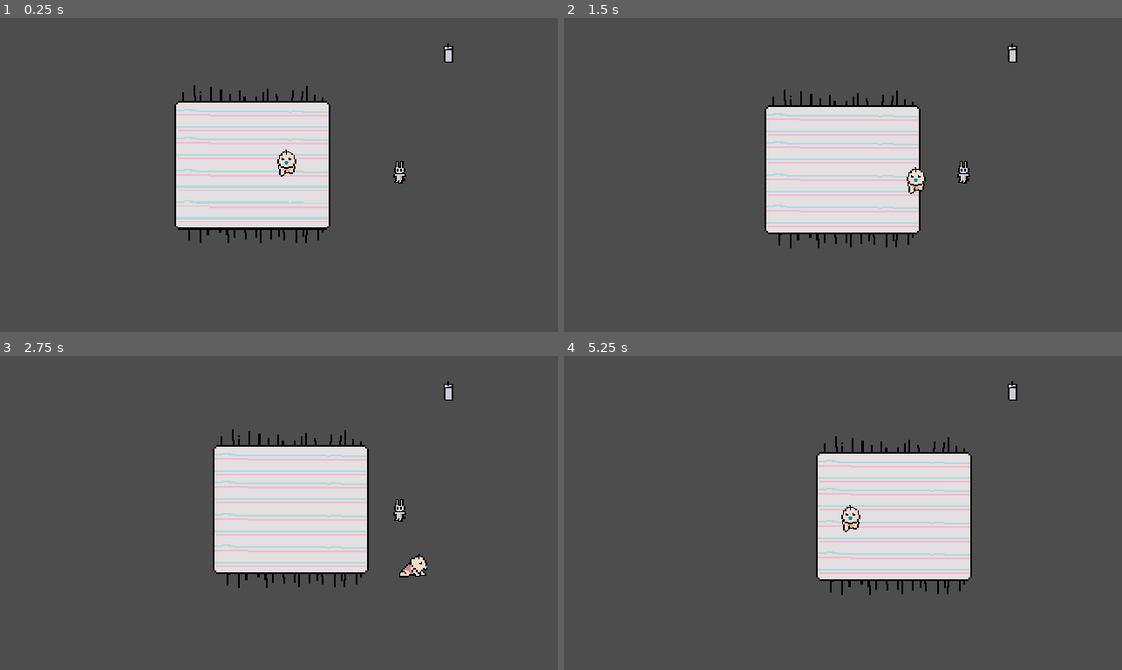
Above: before the commit, frames 1-4 (two rows, left to right).
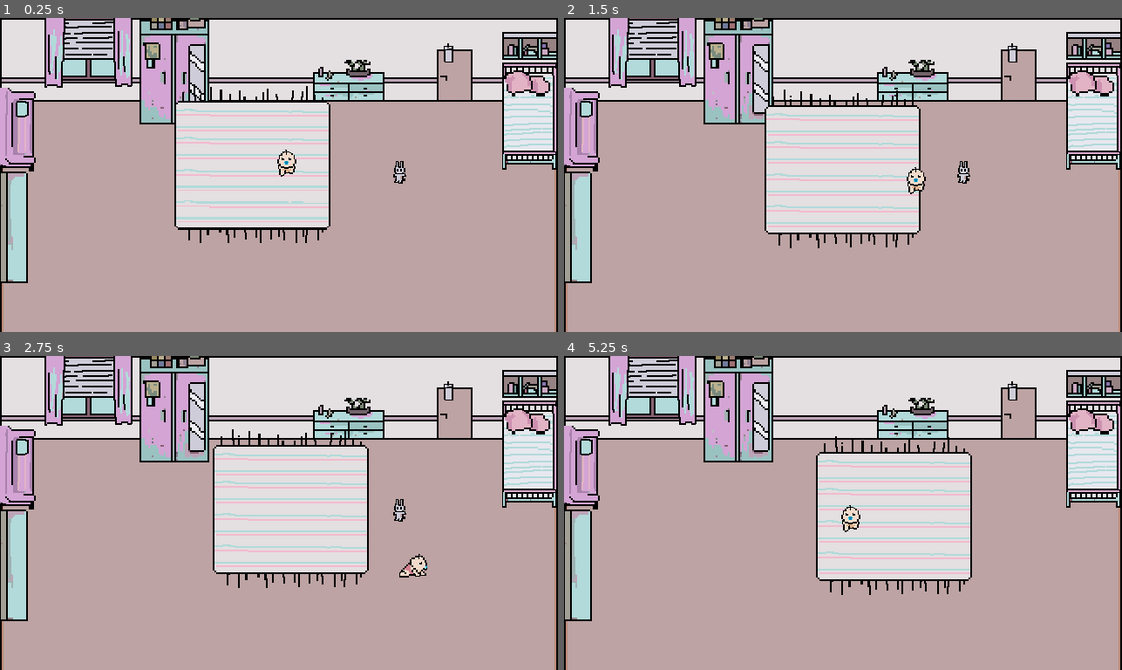
Above: after the commit, the same moments.

Repository: tucson0911/satanic-baby
Game: Godot game, scene res://scenes/main/main.tscn
Two runs of this game, one before a commit and one after it. Both use one fixed random seed, a clock stepped at 60 frames per second and the inputs below.
Inputs:
- Up to frame 1 (0.25 s): no input
- Up to frame 2 (1.5 s): tap Enter at 0.5 s; hold D (move_right) 0.53-1.28 s; hold E (interact) 0.53-1.28 s; hold S (move_down) from 1.28 s (still down); tap E (interact) at 1.35 s
- Up to frame 3 (2.75 s): release S (move_down) at 2.03 s; hold D (move_right) from 2.03 s (still down); hold E (interact) from 2.03 s (still down)
- Up to frame 4 (5.25 s): release D (move_right) at 2.78 s; release E (interact) at 2.78 s; hold W (move_up) 2.78-3.53 s; tap E (interact) at 2.85, 4.35 s; hold E (interact) 3.53-4.28 s; hold A (move_left) 3.53-5.03 s; hold S (move_down) from 5.03 s (still down); hold E (interact) from 5.03 s (still down)

The runs differ from the first frame. In frame 1, 88% of the frame differs, in the area x 0-100%, y 0-100%; in frame 2, 88%; in frame 3, 88%; in frame 4, 88%.

Commit message:
merged the main room
added the background

Diff:
--- a/scenes/main/main.tscn
+++ b/scenes/main/main.tscn
@@ -1,5 +1,6 @@
 [gd_scene format=3 uid="uid://cwcrixpkmn7c1"]
 
+[ext_resource type="PackedScene" uid="uid://dk8m1ld5orcd6" path="res://scenes/main/room.tscn" id="1_a8run"]
 [ext_resource type="Script" uid="uid://bsu2slaqujuie" path="res://scripts/player/PlayerController.gd" id="1_ow5a4"]
 [ext_resource type="Texture2D" uid="uid://bstpxe3rms5tl" path="res://assets/characters/baby.png" id="2_ow5a4"]
 [ext_resource type="Script" uid="uid://durogn4r31puj" path="res://scripts/ritual/objects/Carpet.gd" id="3_hujxm"]
@@ -345,6 +346,9 @@
 &"crawl_up_teddy": SubResource("Animation_r4lks")
 }
 
+[sub_resource type="RectangleShape2D" id="RectangleShape2D_rl7k7"]
+size = Vector2(19.545471, 12.000008)
+
 [sub_resource type="RectangleShape2D" id="RectangleShape2D_iuonh"]
 size = Vector2(254, 182)
 
@@ -352,6 +356,8 @@
 size = Vector2(19.74707, 23)
 
 [node name="Main" type="Node2D" unique_id=1919952599]
+
+[node name="Room" parent="." unique_id=1695487121 instance=ExtResource("1_a8run")]
 
 [node name="Player" type="CharacterBody2D" parent="." unique_id=312805971]
 z_index = 100
@@ -378,6 +384,10 @@
 [node name="AnimationPlayer" type="AnimationPlayer" parent="Player" unique_id=2134384118]
 libraries/ = SubResource("AnimationLibrary_pg34l")
 
+[node name="CollisionShape2D" type="CollisionShape2D" parent="Player" unique_id=704395743]
+position = Vector2(0.2272644, 9.727249)
+shape = SubResource("RectangleShape2D_rl7k7")
+
 [node name="Carpet" type="Area2D" parent="." unique_id=1328000553]
 z_index = 50
 position = Vector2(289, 168)
--- a/scenes/main/room-items.tres
+++ b/scenes/main/room-items.tres
@@ -223,10 +223,15 @@
 11:16/0 = 0
 12:16/0 = 0
 15:16/0 = 0
+15:16/0/physics_layer_0/polygon_0/points = PackedVector2Array(-8, -8, 8, -8, 8, 8, -8, 8)
 16:16/0 = 0
+16:16/0/physics_layer_0/polygon_0/points = PackedVector2Array(-8, -8, 8, -8, 8, 8, -8, 8)
 17:16/0 = 0
+17:16/0/physics_layer_0/polygon_0/points = PackedVector2Array(-8, -8, 8, -8, 8, 8, -8, 8)
 18:16/0 = 0
+18:16/0/physics_layer_0/polygon_0/points = PackedVector2Array(-8, -8, 8, -8, 8, 8, -8, 8)
 19:16/0 = 0
+19:16/0/physics_layer_0/polygon_0/points = PackedVector2Array(-8, -8, 8, -8, 8, 8, -8, 8)
 8:17/0 = 0
 9:17/0 = 0
 10:17/0 = 0
@@ -234,10 +239,15 @@
 12:17/0 = 0
 13:17/0 = 0
 15:17/0 = 0
+15:17/0/physics_layer_0/polygon_0/points = PackedVector2Array(-8, -8, 8, -8, 8, 8, -8, 8)
 16:17/0 = 0
+16:17/0/physics_layer_0/polygon_0/points = PackedVector2Array(-8, -8, 8, -8, 8, 8, -8, 8)
 17:17/0 = 0
+17:17/0/physics_layer_0/polygon_0/points = PackedVector2Array(-8, -8, 8, -8, 8, 8, -8, 8)
 18:17/0 = 0
+18:17/0/physics_layer_0/polygon_0/points = PackedVector2Array(-8, -8, 8, -8, 8, 8, -8, 8)
 19:17/0 = 0
+19:17/0/physics_layer_0/polygon_0/points = PackedVector2Array(-8, -8, 8, -8, 8, 8, -8, 8)
 0:18/0 = 0
 1:18/0 = 0
 2:18/0 = 0
@@ -253,10 +263,15 @@
 12:18/0 = 0
 13:18/0 = 0
 15:18/0 = 0
+15:18/0/physics_layer_0/polygon_0/points = PackedVector2Array(-8, -8, 8, -8, 8, 8, -8, 8)
 16:18/0 = 0
+16:18/0/physics_layer_0/polygon_0/points = PackedVector2Array(-8, -8, 8, -8, 8, 8, -8, 8)
 17:18/0 = 0
+17:18/0/physics_layer_0/polygon_0/points = PackedVector2Array(-8, -8, 8, -8, 8, 8, -8, 8)
 18:18/0 = 0
+18:18/0/physics_layer_0/polygon_0/points = PackedVector2Array(-8, -8, 8, -8, 8, 8, -8, 8)
 19:18/0 = 0
+19:18/0/physics_layer_0/polygon_0/points = PackedVector2Array(-8, -8, 8, -8, 8, 8, -8, 8)
 0:19/0 = 0
 1:19/0 = 0
 2:19/0 = 0
@@ -272,24 +287,39 @@
 12:19/0 = 0
 13:19/0 = 0
 15:19/0 = 0
+15:19/0/physics_layer_0/polygon_0/points = PackedVector2Array(-8, -8, 8, -8, 8, 8, -8, 8)
 16:19/0 = 0
+16:19/0/physics_layer_0/polygon_0/points = PackedVector2Array(-8, -8, 8, -8, 8, 8, -8, 8)
 17:19/0 = 0
+17:19/0/physics_layer_0/polygon_0/points = PackedVector2Array(-8, -8, 8, -8, 8, 8, -8, 8)
 18:19/0 = 0
+18:19/0/physics_layer_0/polygon_0/points = PackedVector2Array(-8, -8, 8, -8, 8, 8, -8, 8)
 19:19/0 = 0
+19:19/0/physics_layer_0/polygon_0/points = PackedVector2Array(-8, -8, 8, -8, 8, 8, -8, 8)
 15:20/0 = 0
+15:20/0/physics_layer_0/polygon_0/points = PackedVector2Array(-8, -8, 8, -8, 8, 8, -8, 8)
 16:20/0 = 0
+16:20/0/physics_layer_0/polygon_0/points = PackedVector2Array(-8, -8, 8, -8, 8, 8, -8, 8)
 17:20/0 = 0
+17:20/0/physics_layer_0/polygon_0/points = PackedVector2Array(-8, -8, 8, -8, 8, 8, -8, 8)
 18:20/0 = 0
+18:20/0/physics_layer_0/polygon_0/points = PackedVector2Array(-8, -8, 8, -8, 8, 8, -8, 8)
 19:20/0 = 0
+19:20/0/physics_layer_0/polygon_0/points = PackedVector2Array(-8, -8, 8, -8, 8, 8, -8, 8)
 0:21/0 = 0
 0:21/0/physics_layer_0/polygon_0/points = PackedVector2Array(-8, -8, 8, -8, 8, 8, -8, 8)
 1:21/0 = 0
 1:21/0/physics_layer_0/polygon_0/points = PackedVector2Array(-8, -8, 8, -8, 8, 8, -8, 8)
 15:21/0 = 0
+15:21/0/physics_layer_0/polygon_0/points = PackedVector2Array(-8, -8, 8, -8, 8, 8, -8, 8)
 16:21/0 = 0
+16:21/0/physics_layer_0/polygon_0/points = PackedVector2Array(-8, -8, 8, -8, 8, 8, -8, 8)
 17:21/0 = 0
+17:21/0/physics_layer_0/polygon_0/points = PackedVector2Array(-8, -8, 8, -8, 8, 8, -8, 8)
 18:21/0 = 0
+18:21/0/physics_layer_0/polygon_0/points = PackedVector2Array(-8, -8, 8, -8, 8, 8, -8, 8)
 19:21/0 = 0
+19:21/0/physics_layer_0/polygon_0/points = PackedVector2Array(-8, -8, 8, -8, 8, 8, -8, 8)
 0:22/0 = 0
 0:22/0/physics_layer_0/polygon_0/points = PackedVector2Array(-8, -8, 8, -8, 8, 8, -8, 8)
 1:22/0 = 0
